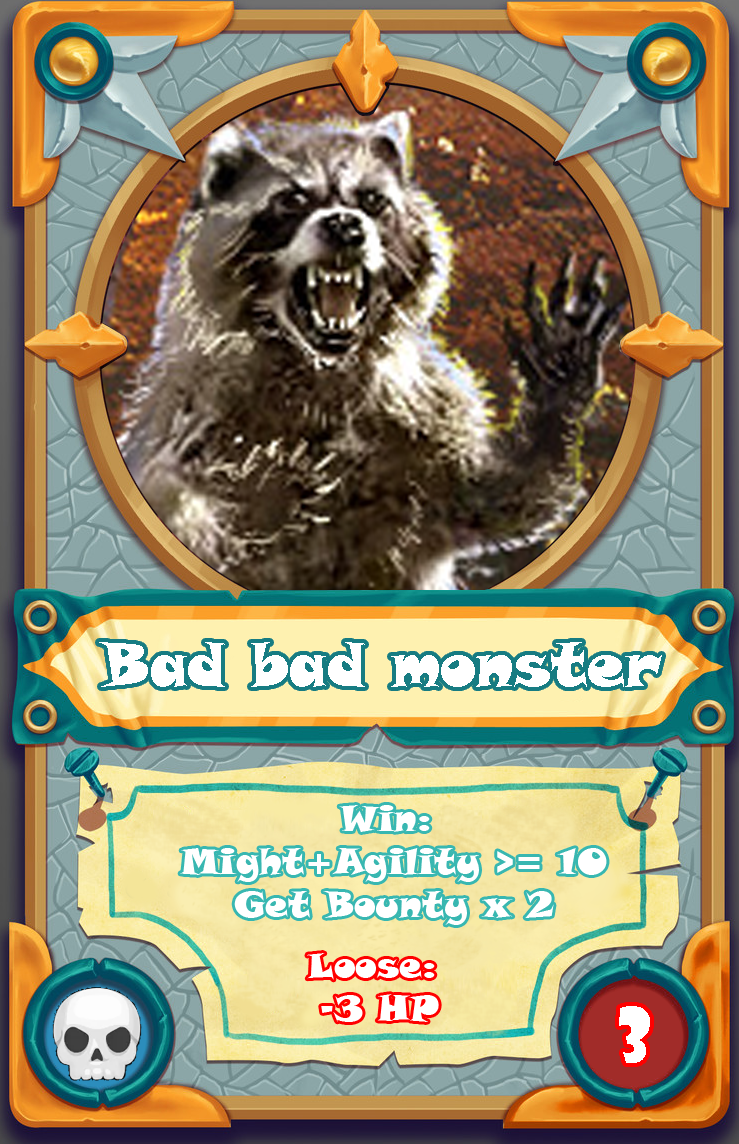
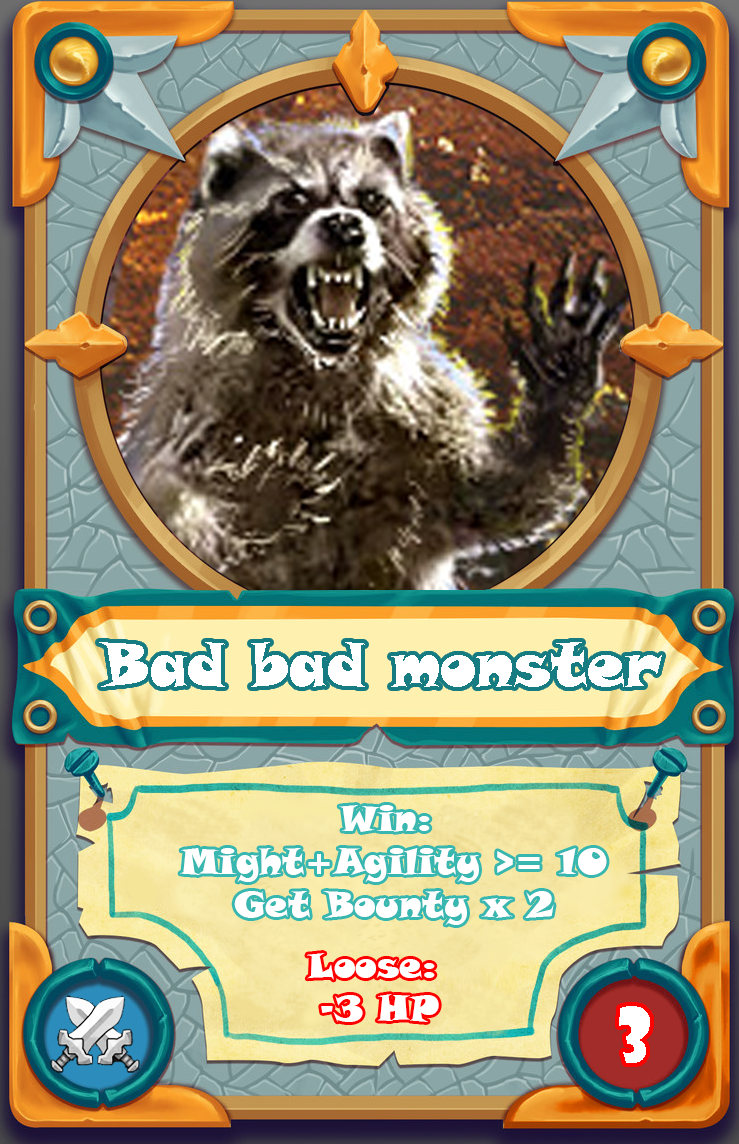
Revision of a layered 739×1144 image; what changed, layer by layer:
hid "小图标" (1st of 3) over [left=52, top=987, right=142, bottom=1081]
showed "小图标" (3rd of 3) over [left=50, top=995, right=140, bottom=1073]
